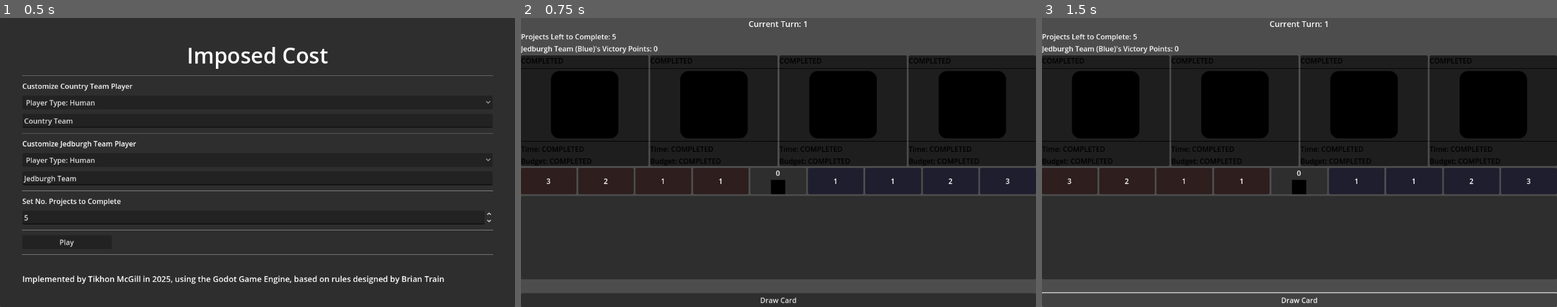
Above: before the commit, frames 1-3 (left to right).
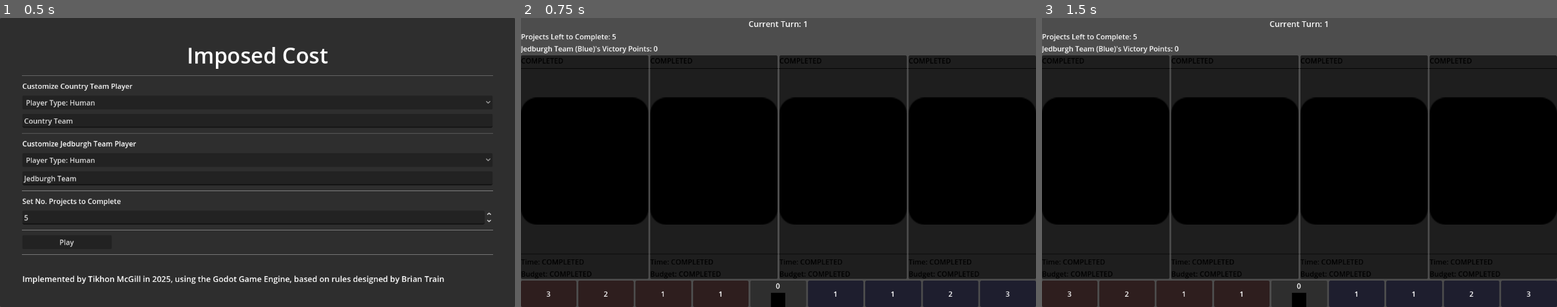
Above: after the commit, the same moments.

Repository: TikhonMcGill/ImposedCost
Game: Godot game, scene res://assets/scenes/main_menu/main_menu.tscn
Same seed, same stepped clock (60 frames per second), same inputs: the game is played once before the commit and once after it. The engine's default icon, where the game draws it, is replaced by a stand-in: a white triangle on a blue panel in a dark square.
Inputs (mouse positions are in pixels of both pictures, inside the frame that each line leads up to):
- Up to frame 1 (0.5 s): no input
- Up to frame 2 (0.75 s): click "Play" at 0.5 s
- Up to frame 3 (1.5 s): click (1299, 301) at 1.25 s, where only the run before the commit has a clickable "Draw Card"

Frame 1 is identical in both runs. In frame 2, 45% of the frame differs, in the area x 0-100%, y 18-100%; in frame 3, 49%.

Commit message:
Delete HumanUI From GameBoard in Game

Diff:
--- a/assets/scenes/game/game.tscn
+++ b/assets/scenes/game/game.tscn
@@ -1,11 +1,10 @@
-[gd_scene load_steps=9 format=3 uid="uid://bhuq1yrd5xvgf"]
+[gd_scene load_steps=8 format=3 uid="uid://bhuq1yrd5xvgf"]
 
 [ext_resource type="Script" uid="uid://dbckof6gs7uaj" path="res://assets/scenes/game/game.gd" id="1_u5a5u"]
 [ext_resource type="PackedScene" uid="uid://c6is68qvrlrb2" path="res://assets/scenes/game/game_board/host_nation_influence_track/host_nation_influence_track.tscn" id="2_0bv3r"]
 [ext_resource type="PackedScene" uid="uid://cdgnbaa7ua3pt" path="res://assets/scenes/game/game_board/victor_label/victor_label.tscn" id="2_krlks"]
 [ext_resource type="PackedScene" uid="uid://bkdsibrlut8m" path="res://assets/scenes/game/game_board/current_turn_label/current_turn_label.tscn" id="3_suxfe"]
 [ext_resource type="PackedScene" uid="uid://dwdg85lo6bacx" path="res://assets/scenes/game/game_board/projects_to_complete_label/projects_to_complete_label.tscn" id="4_iuiwi"]
-[ext_resource type="PackedScene" uid="uid://bjldw7i7tt3by" path="res://assets/scenes/game/player/human_player/card_selector/card_selector.tscn" id="4_sy1gd"]
 [ext_resource type="PackedScene" uid="uid://ci5jxy6b0n6md" path="res://assets/scenes/game/game_board/victory_points_label/victory_points_label.tscn" id="5_ab1nb"]
 [ext_resource type="PackedScene" uid="uid://55k4rbxnjh54" path="res://assets/scenes/game/game_board/project_container_container/project_container_container.tscn" id="6_ab1nb"]
 
@@ -37,21 +36,6 @@
 [node name="HostNationInfluenceTrack" parent="GameBoard" instance=ExtResource("2_0bv3r")]
 layout_mode = 2
 
-[node name="HumanUI" type="VBoxContainer" parent="GameBoard"]
-layout_mode = 2
-size_flags_vertical = 3
-
-[node name="CardSelector" parent="GameBoard/HumanUI" instance=ExtResource("4_sy1gd")]
-layout_mode = 2
-size_flags_vertical = 3
-
-[node name="CardDrawnLabel" type="Label" parent="GameBoard/HumanUI"]
-layout_mode = 2
-
-[node name="DrawCardButton" type="Button" parent="GameBoard/HumanUI"]
-layout_mode = 2
-text = "Draw Card"
-
 [node name="BackToMainMenuButton" type="Button" parent="GameBoard"]
 visible = false
 layout_mode = 2
Not shown, changed: admin/plans.txt
